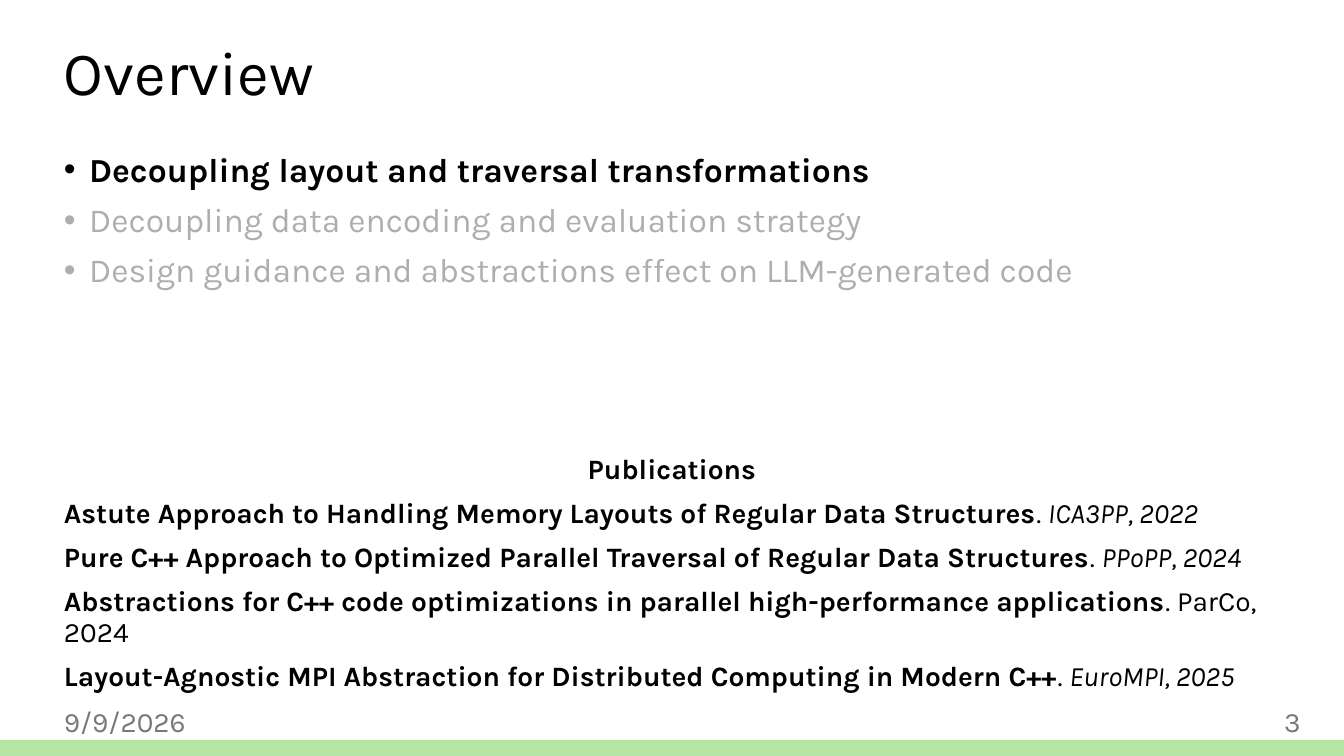
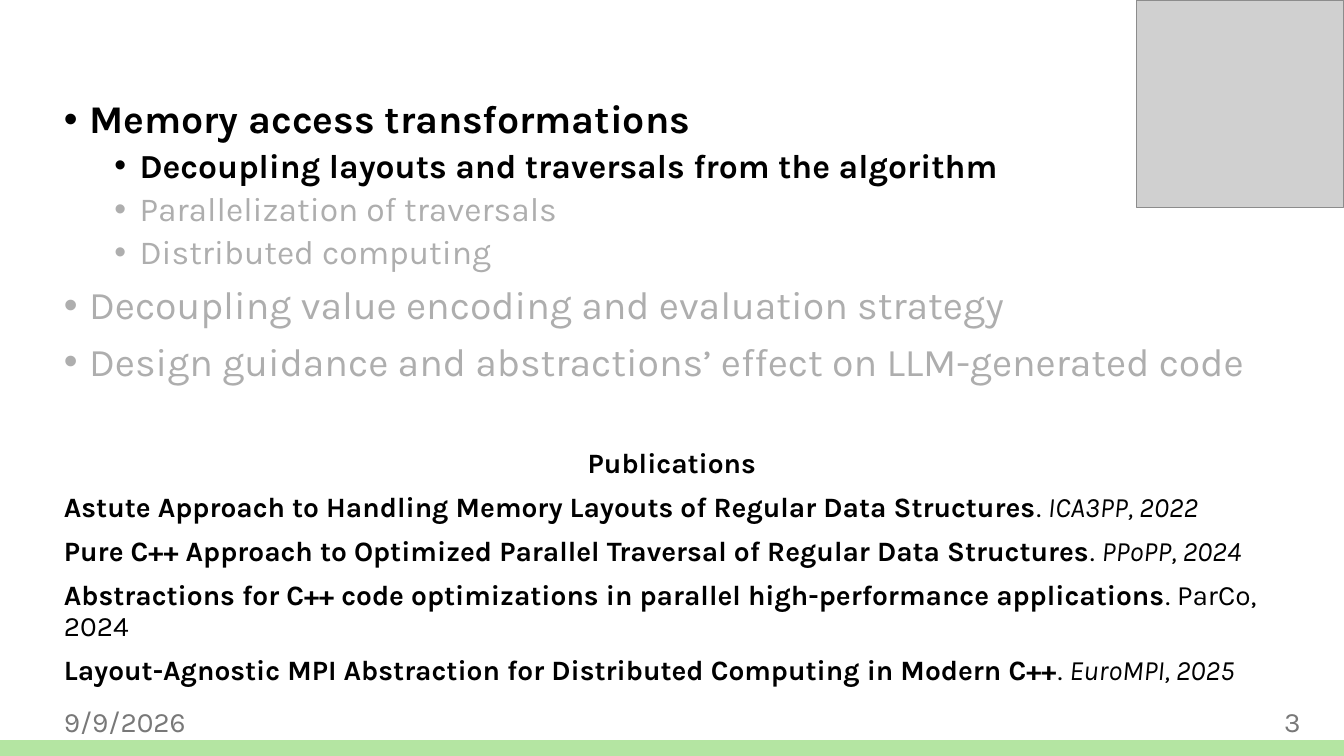
Before and after one commit to jiriklepl/phd-thesis, a slide deck: slide 3 of defense/Optimizing Memory Layouts and Traversal Orders in High-Performance Computing.pptx. Drawn at 1344x756 pixels with LibreOffice and Linux fonts; fonts in the diff are those of the drawing; grey boxes stand for pictures; background and template pictures are left out. Boxes give left, top, right and bottom in pixels: in the first picture for what was removed or moved away, otherwise in the second. Text is boxed around its words. In the diff, an @@ line names an element or a change of style, - is before the commit and + after.

```diff
--- a/defense/Optimizing Memory Layouts and Traversal Orders in High-Performance Computing.pptx
+++ b/defense/Optimizing Memory Layouts and Traversal Orders in High-Performance Computing.pptx
@@ picture added at box(1137, 0, 1344, 208) @@
@@ title removed at box(64, 52, 314, 96) @@
-Overview
@@ text "Memory access transformations": place and size @@
-text "Memory access transformations" at box(64, 158, 1256, 693)
+text "Memory access transformations" at box(64, 105, 1256, 687)
@@ text at box(89, 105, 1244, 386): text changed; size 24 to 28 pt @@
-• Decoupling layout and traversal transformations
-• Decoupling data encoding and evaluation strategy
-• Design guidance and abstractions effect on LLM-generated code
+• Memory access transformations
+  • Decoupling layouts and traversals from the algorithm
+  • Parallelization of traversals
+  • Distributed computing
+• Decoupling value encoding and evaluation strategy
+• Design guidance and abstractions’ effect on LLM-generated code
```
Also in this commit, not shown: 21 other slides changed, 2 slides added.
